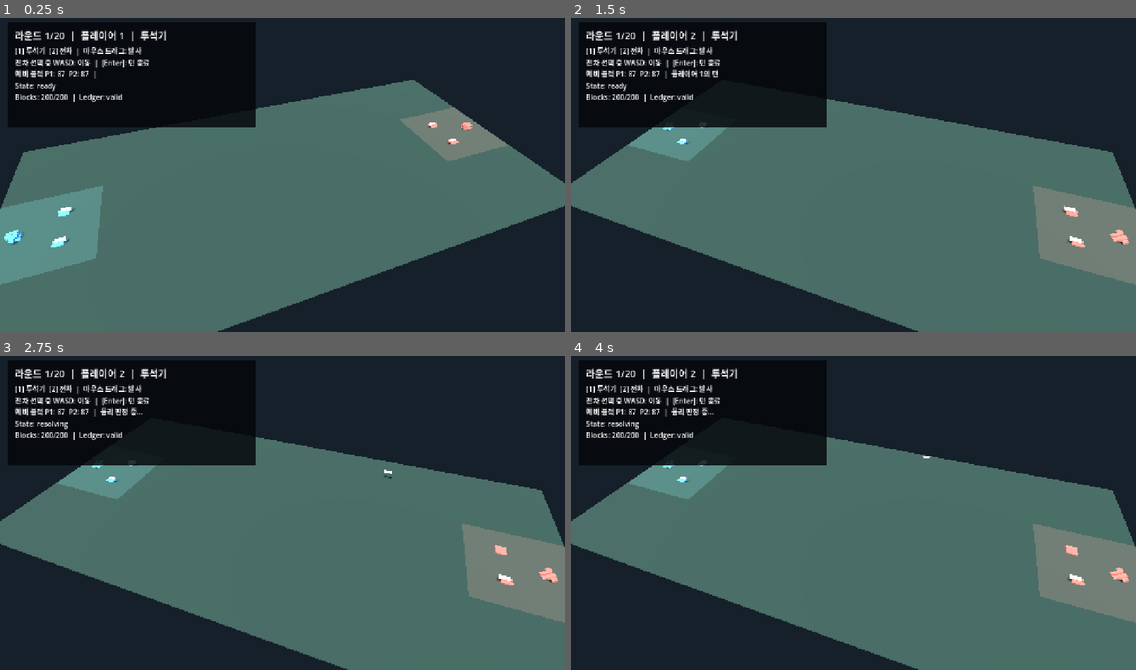
Above: before the commit, frames 1-4 (two rows, left to right).
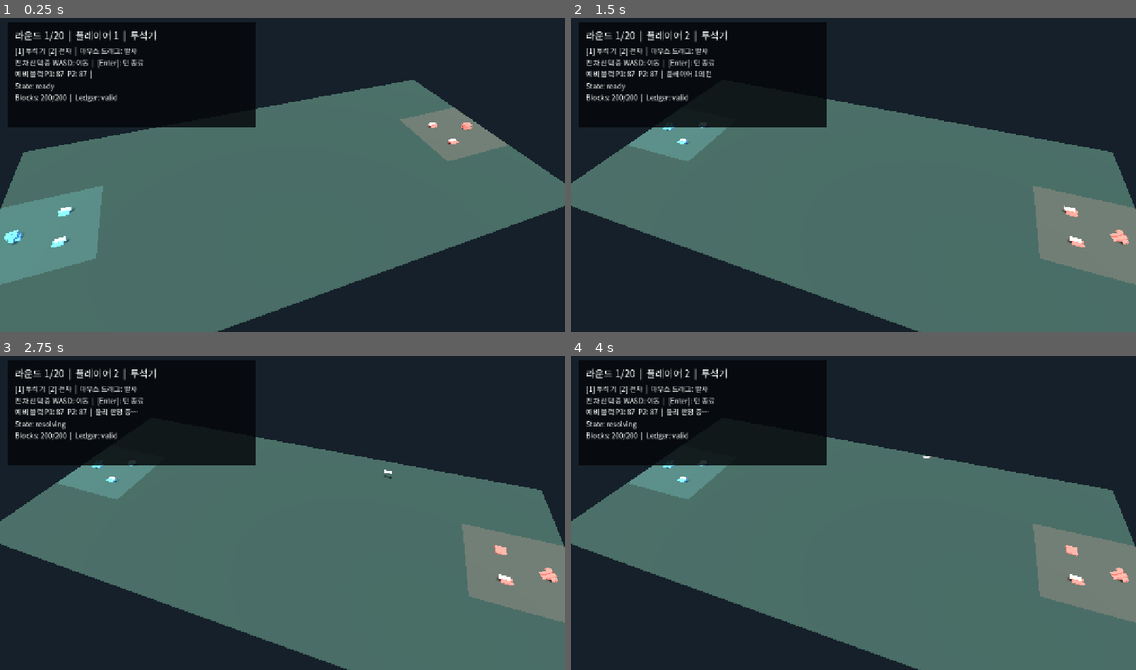
Above: after the commit, the same moments.

Repository: seo077/block_siege
Game: Godot game, scene res://main.tscn
Two runs of this game, one before a commit and one after it. Both use one fixed random seed, a clock stepped at 60 frames per second and the inputs below.
Inputs (mouse positions are in pixels of both pictures, inside the frame that each line leads up to):
- Up to frame 1 (0.25 s): no input
- Up to frame 2 (1.5 s): tap Enter at 0.5 s; move the mouse to (977, 156) at 0.52 s; hold D 0.53-1.25 s; tap 1 at 0.6 s; click (977, 156) at 0.67 s; tap Space at 1.25 s; drag from (740, 187) to (825, 237) at 1.27 s
- Up to frame 3 (2.75 s): move the mouse to (339, 440) at 2.02 s; hold D from 2.03 s (still down); tap Enter at 2.1 s; click (339, 440) at 2.17 s
- Up to frame 4 (4 s): release D at 2.75 s; tap Enter at 2.75 s; drag from (825, 575) to (684, 462) at 2.77 s; tap Space at 3.5 s; move the mouse to (1023, 560) at 3.52 s; hold A from 3.53 s (still down); tap 2 at 3.6 s; click (1023, 560) at 3.67 s

The runs differ from the first frame. In frame 1, 1.7% of the frame differs, in the area x 2-30%, y 3-27%; in frame 2, 1.8%; in frame 3, 1.8%; in frame 4, 1.8%.

Commit message:
test(web): verify Korean HUD and canvas drag [T-015, REQ-012, REQ-013]

Diff:
--- a/scripts/main.gd
+++ b/scripts/main.gd
@@ -3,6 +3,7 @@
 const SiegeBlock = preload("res://scripts/siege_block.gd")
 const MatchState = preload("res://scripts/core/match_state.gd")
 const ResolutionState = preload("res://scripts/core/resolution_state.gd")
+const HUD_FONT: Font = preload("res://assets/fonts/NotoSansKR-Regular.ttf")
 const FIELD_SIZE := Vector2(60.0, 30.0)
 const ZONE_SIZE := Vector2(10.0, 10.0)
 const MAX_ROUNDS := 20
@@ -59,6 +60,14 @@
 var resolution_error: StringName = &""
 var resolution_retry_available := false
 var interaction_enabled := true
+var web_pointer_events: Array = []
+var web_shot_count := 0
+var web_last_shot_id := -1
+var web_initial_velocity := Vector3.ZERO
+var web_impulse_magnitude := 0.0
+var web_normalized_direction := Vector3.ZERO
+var web_snapshot_callback: JavaScriptObject
+var web_reset_callback: JavaScriptObject
 
 func _ready() -> void:
 	create_environment()
@@ -70,6 +79,28 @@
 	capture_all_baselines()
 	_sync_scene_mirrors()
 	update_ui("플레이어 1의 턴")
+	install_web_test_bridge()
+
+func install_web_test_bridge() -> void:
+	if not OS.has_feature("web"):
+		return
+	web_snapshot_callback = JavaScriptBridge.create_callback(_web_snapshot_json)
+	web_reset_callback = JavaScriptBridge.create_callback(_web_reset)
+	var window := JavaScriptBridge.get_interface("window")
+	window.__block_siege_snapshot_callback = web_snapshot_callback
+	window.__block_siege_reset_callback = web_reset_callback
+	JavaScriptBridge.eval("""
+		globalThis.__BLOCK_SIEGE_TEST__ = Object.freeze({
+			snapshot: () => { globalThis.__block_siege_snapshot_callback(); return globalThis.__block_siege_snapshot_value; },
+			reset: () => { globalThis.__block_siege_reset_callback(); return true; }
+		});
+	""", true)
+
+func _web_snapshot_json(_arguments: Array) -> void:
+	JavaScriptBridge.eval("globalThis.__block_siege_snapshot_value = %s;" % JSON.stringify(web_test_snapshot()), true)
+
+func _web_reset(_arguments: Array) -> void:
+	get_tree().reload_current_scene()
 
 func create_environment() -> void:
 	var world_environment := WorldEnvironment.new()
@@ -291,9 +322,16 @@
 	retry_button.size = Vector2(92, 36)
 	retry_button.pressed.connect(on_retry_pressed)
 	layer.add_child(retry_button)
+	for control in [status_label, hint_label, debug_label, adjudication_label, block_total_label, timeout_error_label, retry_button]:
+		control.add_theme_font_override("font", HUD_FONT)
 	update_ui()
 
 func _unhandled_input(event: InputEvent) -> void:
+	if event is InputEventMouse:
+		var kind := "move"
+		if event is InputEventMouseButton:
+			kind = "press" if event.pressed else "release"
+		web_pointer_events.append({"type": kind, "x": event.position.x, "y": event.position.y})
 	if not interaction_enabled or current_adjudication_state() != &"ready":
 		return
 	if event is InputEventKey and event.pressed and not event.echo:
@@ -443,15 +481,28 @@
 	return {
 		"hud_strings": hud_strings,
 		"approved_korean_strings": APPROVED_KOREAN_STRINGS,
-		"pointer_events": [],
-		"shot_id": match_state.active_shot_block_id if match_state != null else -1,
-		"shot_count": 1 if match_state != null and match_state.active_shot_block_id >= 0 else 0,
-		"initial_velocity": [],
-		"impulse_magnitude": 0.0,
-		"normalized_direction": [],
+		"pointer_events": web_pointer_events.duplicate(true),
+		"shot_id": web_last_shot_id,
+		"shot_count": web_shot_count,
+		"initial_velocity": [web_initial_velocity.x, web_initial_velocity.y, web_initial_velocity.z],
+		"impulse_magnitude": web_impulse_magnitude,
+		"normalized_direction": [web_normalized_direction.x, web_normalized_direction.y, web_normalized_direction.z],
 		"active_player": active_player,
 		"adjudication_state": String(current_adjudication_state()),
+		"missing_glyph_codepoints": web_missing_glyph_codepoints(),
 	}
+
+func web_missing_glyph_codepoints() -> Array[int]:
+	var missing: Array[int] = []
+	for text in APPROVED_KOREAN_STRINGS:
+		for character in text:
+			var codepoint := character.unicode_at(0)
+			if codepoint < 32:
+				continue
+			if not HUD_FONT.has_char(codepoint) and not missing.has(codepoint):
+				missing.append(codepoint)
+	missing.sort()
+	return missing
 
 
 func fire_weapon(player_id: int, weapon_id: int, drag: Vector2) -> bool:
@@ -491,6 +542,11 @@
 	var projectile := spawn_projectile(result.block_id, origin + Vector3(forward * 0.8, 0.55, 0), solution.impulse)
 	if projectile == null:
 		return false
+	web_shot_count += 1
+	web_last_shot_id = result.block_id
+	web_initial_velocity = solution.impulse
+	web_impulse_magnitude = solution.impulse_magnitude
+	web_normalized_direction = solution.normalized_direction
 	weapon_loaded[player_index][weapon_index] = false
 	weapon_fired_this_turn[player_index][weapon_index] = true
 	resolving_shot = true
Binary file added: assets/fonts/NotoSansKR-Regular.ttf
Not shown, added: assets/fonts/NotoSansKR-Regular.ttf.import
Not shown, added: assets/fonts/OFL.txt
Not shown, added: tests/web/run_browser_regression.mjs
